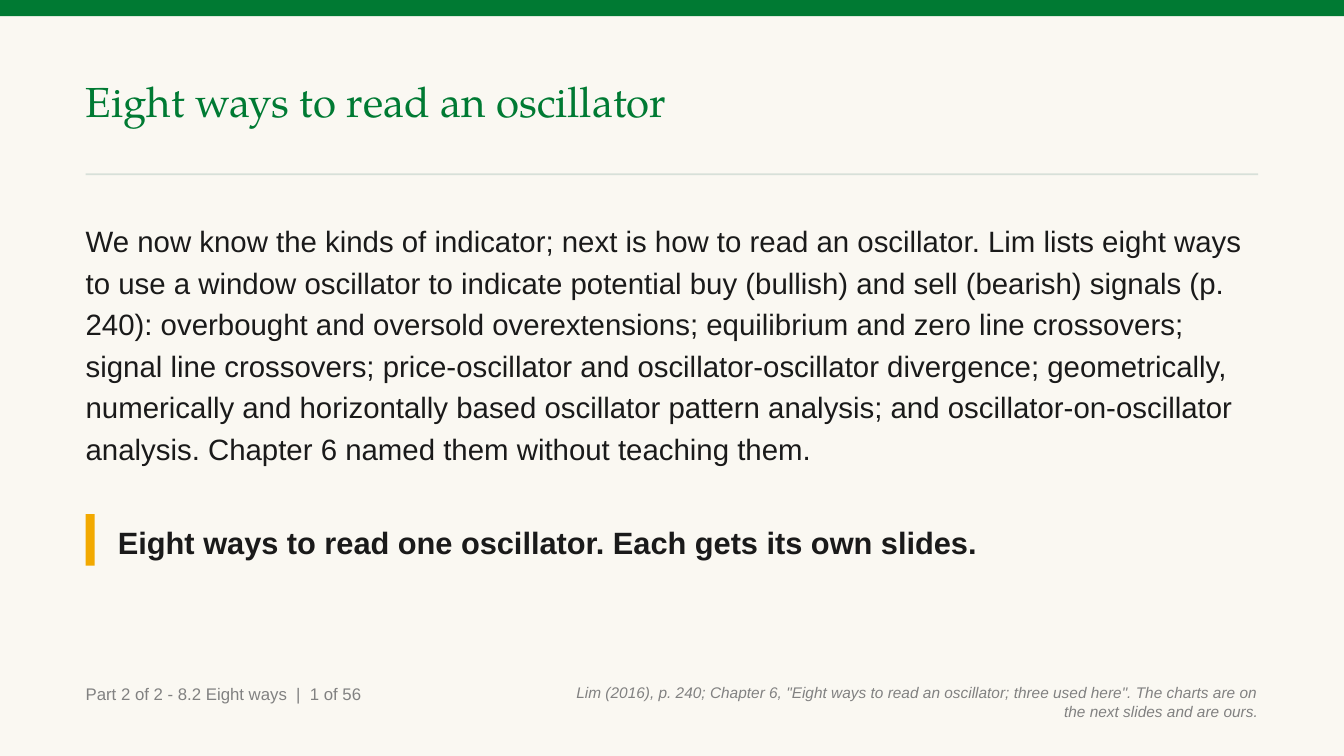
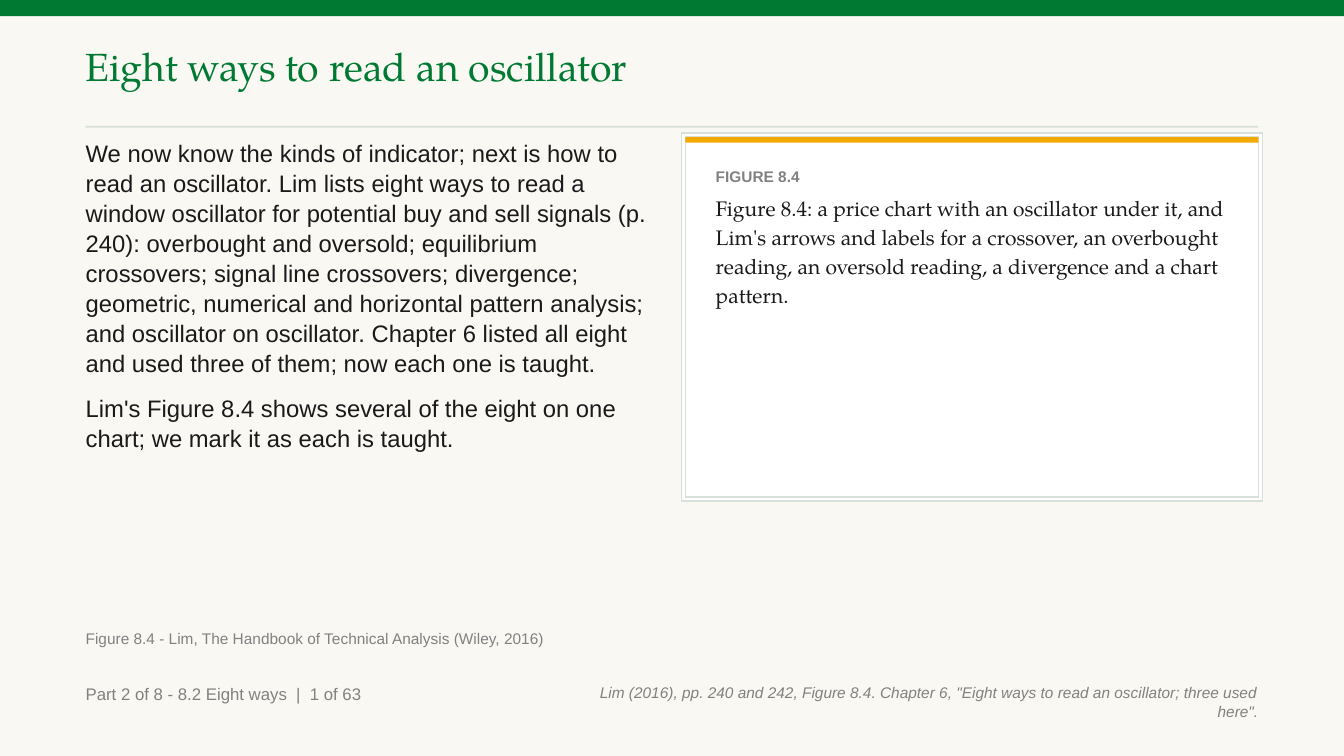
Before and after one commit to benjiesotelo-sudo/Telos_FIN1209, a slide deck: slide 57 of chapter-08/FIN1209-Chapter-08-Student-Edition.pptx (slide 55 before the commit). Drawn at 1344x756 pixels with LibreOffice and Linux fonts; fonts in the diff are those of the drawing. Boxes give left, top, right and bottom in pixels: in the first picture for what was removed or moved away, otherwise in the second. Text is boxed around its words. In the diff, an @@ line names an element or a change of style, - is before the commit and + after.

Commit message:
Chapter 8 Part A: apply strict read 1 (both halves): Chapter 7 footer form, first and second class wording, new charts, marks on the thing named, larger figures

```diff
--- a/chapter-08/FIN1209-Chapter-08-Student-Edition.pptx
+++ b/chapter-08/FIN1209-Chapter-08-Student-Edition.pptx
@@ text "Eight ways to read an ...": place and size @@
-text "Eight ways to read an ..." at [86, 86, 666, 129]
+text "Eight ways to read an ..." at [86, 52, 627, 92]
@@ text "Eight ways to read an ..." at [86, 52, 627, 92]: size 30 to 28 pt; line spacing 1.05 to 1 @@
@@ rectangle: place and size @@
-rectangle at [86, 173, 1258, 175]
+rectangle at [86, 126, 1258, 128]
@@ text at [86, 144, 646, 452]: text changed; size 21 to 17 pt @@
-We now know the kinds of indicator; next is how to read an oscillator. Lim lists eight ways to use a window oscillator to indicate potential buy (bullish) and sell (bearish) signals (p. 240): overbought and oversold overextensions; equilibrium and zero line crossovers; signal line crossovers; price-oscillator and oscillator-oscillator divergence; geometrically, numerically and horizontally based oscillator pattern analysis; and oscillator-on-oscillator analysis. Chapter 6 named them without teaching them.
+We now know the kinds of indicator; next is how to read an oscillator. Lim lists eight ways to read a window oscillator for potential buy and sell signals (p. 240): overbought and oversold; equilibrium crossovers; signal line crossovers; divergence; geometric, numerical and horizontal pattern analysis; and oscillator on oscillator. Chapter 6 listed all eight and used three of them; now each one is taught.
+Lim's Figure 8.4 shows several of the eight on one chart; we mark it as each is taught.
@@ rectangle added at [682, 133, 1262, 501], fill #FFFFFF, outline #D7E0D9 1 pt @@
@@ rectangle added at [686, 137, 1258, 497], fill #FFFFFF, outline #D7E0D9 1 pt @@
@@ rectangle added at [686, 137, 1258, 143], fill #F2A900 @@
@@ text added at [716, 171, 1224, 309], 15 pt, text #1A1A1A @@
+FIGURE 8.4
+Figure 8.4: a price chart with an oscillator under it, and Lim's arrows and labels for a crossover, an overbought reading, an oversold reading, a divergence and a chart pattern.
@@ rectangle removed at [86, 514, 95, 566] @@
@@ text removed at [118, 531, 977, 559] @@
-Eight ways to read one oscillator. Each gets its own slides.
@@ text added at [86, 633, 543, 647], 11 pt, text #818181 @@
+Figure 8.4 - Lim, The Handbook of Technical Analysis (Wiley, 2016)
@@ text at [86, 688, 361, 704]: text changed @@
-Part 2 of 2 - 8.2 Eight ways | 1 of 56
+Part 2 of 8 - 8.2 Eight ways | 1 of 63
@@ text at [600, 687, 1259, 717]: text changed @@
-Lim (2016), p. 240; Chapter 6, "Eight ways to read an oscillator; three used here". The charts are on the next slides and are ours.
+Lim (2016), pp. 240 and 242, Figure 8.4. Chapter 6, "Eight ways to read an oscillator; three used here".
```
Also in this commit, not shown: 105 other slides changed, 11 slides added, 2 slides removed, 10 other files.
